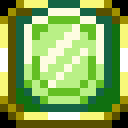
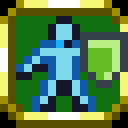
Layered file, before and after one edit (128x128). Changes by layer:
painted on "Background" over (16, 0, 128, 112)
